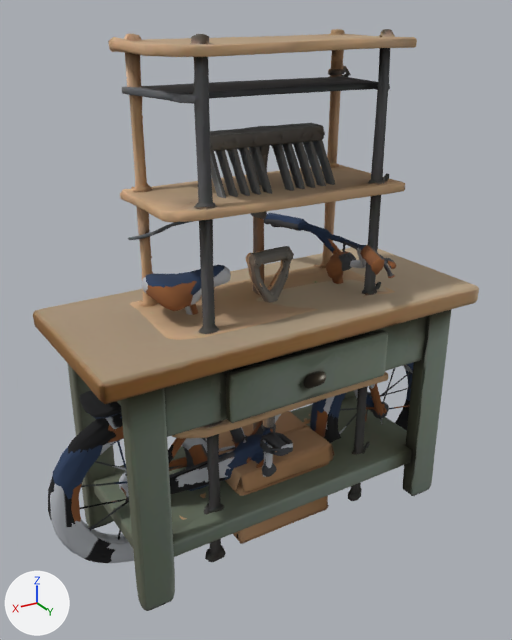
An edit to the glTF model public/models/garage.glb, drawn before and after from the same camera.
Both versions are drawn from a 50 mm lens placed at (1.25, 2.01, 1.84), pointed at (0.04, 0.0, 0.84). Arrows for +X, +Y and +Z are at lower left; the lights stay in place. The first picture is the older version. Where no turn or scale is listed for an object, it has been applied to the vertices. Vertices at exactly the same position are counted once.

The first picture shows 'beche', 'carton', 'etabli', 'etagere-garage', 'pedalier', 'rateau', 'roue-arriere', 'roue-avant', 'velo.001'.
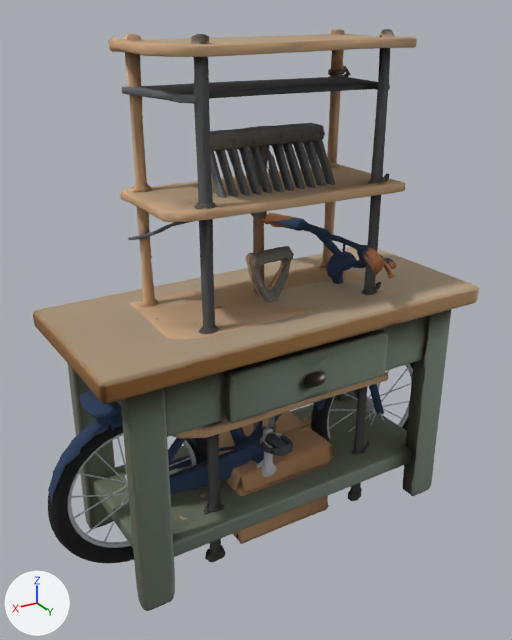
The change, as a diff of the scene's bpy script:
```diff
--- a/public/models/garage.glb.py
+++ b/public/models/garage.glb.py
@@ me_rateau @@
-me_rateau.from_pydata(...)  # 2018 vertices, 3997 faces; spans x -0.225..0.225, y -0.102..0.102, z -0.75..0.75
+me_rateau.from_pydata(...)  # 2084 vertices, 4114 faces; spans x -0.225..0.225, y -0.102..0.102, z -0.75..0.75
+# me_rateau part 1: a new loose piece of 66 vertices spanning x -0.007..0.009, y 0.004..0.102, z 0.539..0.699, in mat_atlas_005 (picture img_atlas_005)
 me_rateau.materials.append(mat_atlas_005)
@@ me_roue_avant @@
 # used by ob_roue_avant; parent = ob_velo; location = (-0.537, 0.00283, 0.31); scale = (0.313, 0.313, 0.313)
-me_roue_avant.from_pydata(...)  # 1050 vertices, 1994 faces; spans x -1.0..1.0, y -0.26..0.26, z -0.99..0.99
+me_roue_avant.from_pydata(...)  # 1488 vertices, 2904 faces; spans x -1.0..1.0, y -0.24..0.24, z -1.0..1.0
+# me_roue_avant part 2: a new loose piece, a torus around y (ring radius 0.775, tube radius 0.033) spanning x -0.808..0.808, y -0.033..0.033, z -0.808..0.808, in mat_atlas_006 (picture img_atlas_006)
+# me_roue_avant part 3: a new loose piece, a 16-sided cylinder along y spanning x -0.07..0.07, y -0.11..0.11, z -0.07..0.07, in mat_atlas_006 (picture img_atlas_006)
+# me_roue_avant part 4: 1 vertex moved within x 0.34, y -0.11, z 0.82; 1022 vertices removed from x -1.0..1.0, y -0.26..0.26, z -0.99..0.99; 926 vertices added at x -1.0..1.0, y -0.11..0.11, z -1.0..1.0
+# other edits to the shape of me_roue_avant do not show in these pictures
 me_roue_avant.materials.append(mat_atlas_006)
@@ me_roue_arriere @@
 # used by ob_roue_arriere; parent = ob_velo; location = (0.523, 0.00864, 0.308); scale = (0.327, 0.327, 0.327)
-me_roue_arriere.from_pydata(...)  # 1356 vertices, 2407 faces; spans x -1.0..1.0, y -0.25..0.25, z -0.94..0.94
+me_roue_arriere.from_pydata(...)  # 1488 vertices, 2904 faces; spans x -1.0..1.0, y -0.24..0.24, z -1.0..1.0
+# me_roue_arriere part 5: a new loose piece, a torus around y (ring radius 0.775, tube radius 0.033) spanning x -0.808..0.808, y -0.033..0.033, z -0.808..0.808, in mat_atlas_006 (picture img_atlas_006)
+# me_roue_arriere part 6: 2 vertices moved within x 0.02..0.94, y 0.05..0.24, z 0.02..0.29; 1314 vertices removed from x -1.0..1.0, y -0.25..0.25, z -0.94..0.94; 942 vertices added at x -1.0..1.0, y -0.24..0.24, z -1.0..1.0
+# other edits to the shape of me_roue_arriere do not show in these pictures
 me_roue_arriere.materials.append(mat_atlas_006)
@@ me_velo @@
-me_velo.from_pydata(...)  # 3738 vertices, 7020 faces; spans x -0.84..0.84, y -0.37..0.37, z -0.48..0.48
+me_velo.from_pydata(...)  # 3674 vertices, 6933 faces; spans x -0.84..0.84, y -0.37..0.37, z -0.48..0.48
+# me_velo part 7: 325 vertices moved from x 0.15..0.45, y -0.11..0.11, z 0.11..0.43 to x 0.15..0.45, y -0.11..0.11, z 0.11..0.28; 111 vertices removed from x 0.22..0.45, y -0.1..0.1, z -0.47..0.43; 60 vertices added at x 0.26..0.45, y -0.1..0.1, z 0.15..0.28
+# me_velo part 8: 6617 kept faces spanning x -0.84..0.84, y -0.37..0.37, z -0.48..0.48 get new texture (UV) coordinates
+# other edits to the shape of me_velo do not show in these pictures
 me_velo.materials.append(mat_atlas_006)
@@ ob_roue_avant @@
 ob_roue_avant.parent = ob_velo
-ob_roue_avant.location = (-0.537, 0.00283, 0.31)
-ob_roue_avant.scale = (0.313, 0.313, 0.313)
+ob_roue_avant.location = (-0.531, 0.0, 0.312)
+ob_roue_avant.scale = (0.307, 0.307, 0.307)
@@ ob_roue_arriere @@
 ob_roue_arriere.parent = ob_velo
-ob_roue_arriere.location = (0.523, 0.00864, 0.308)
-ob_roue_arriere.scale = (0.327, 0.327, 0.327)
+ob_roue_arriere.location = (0.546, 0.0, 0.3)
+ob_roue_arriere.scale = (0.307, 0.307, 0.307)
```

Where the change shows, as pixel boxes (x1, y1, x2, y2) in the pictures (512 x 640 px; the box of a moved part takes in the faces that stretch with it):
'roue-arriere', reshaped, moved, rescaled (9% narrower)
    before: (48, 424, 224, 563)
    after: (48, 424, 208, 563)
'roue-avant', reshaped, moved, rescaled
    before: (310, 362, 414, 443)
    after: (311, 362, 414, 442)
part 1 of me_rateau, added
    after: (266, 146, 284, 192)
part 2 of me_roue_avant, added (mostly hidden)
    after: (327, 364, 413, 438)
part 3 of me_roue_avant, added
    after: (366, 397, 377, 414)
part 4 of me_roue_avant, moved or reshaped
    before: (310, 362, 414, 443)
    after: (311, 362, 414, 442)
part 5 of me_roue_arriere, added
    after: (68, 433, 197, 548)
part 6 of me_roue_arriere, moved or reshaped
    before: (48, 424, 224, 563)
    after: (48, 424, 208, 563)
part 7 of me_velo, moved or reshaped (mostly hidden afterwards)
    before: (142, 265, 231, 491)
    after: (155, 306, 222, 319)
part 8 of me_velo, surface changed
    both: (48, 213, 395, 503)
